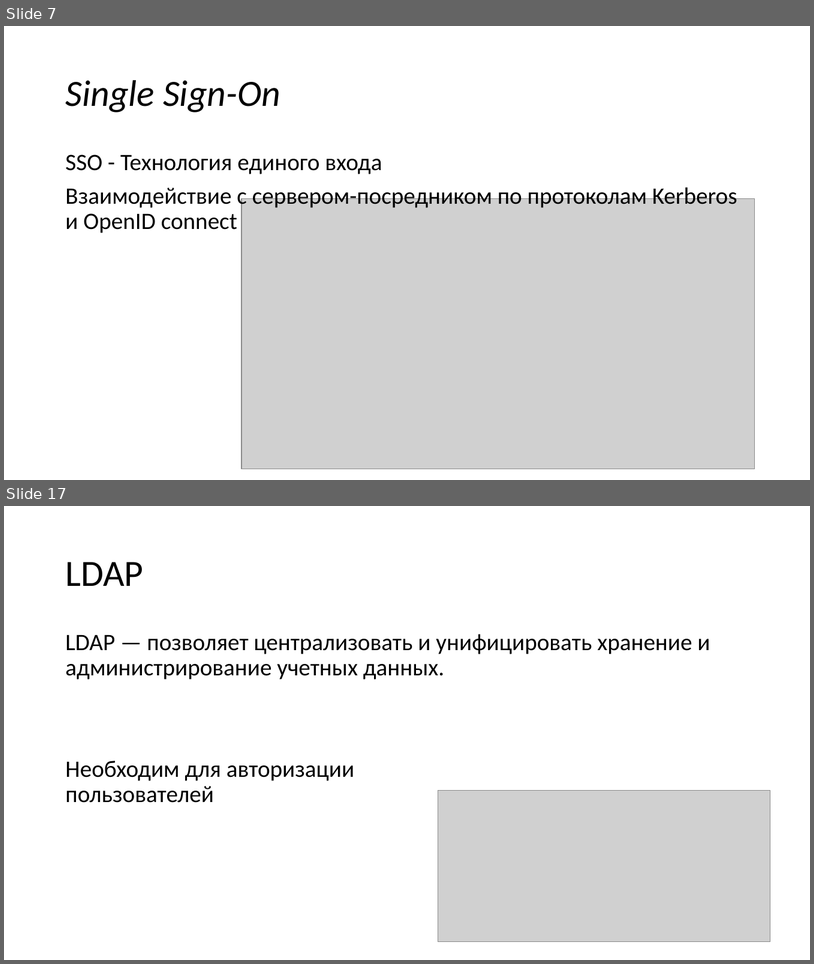
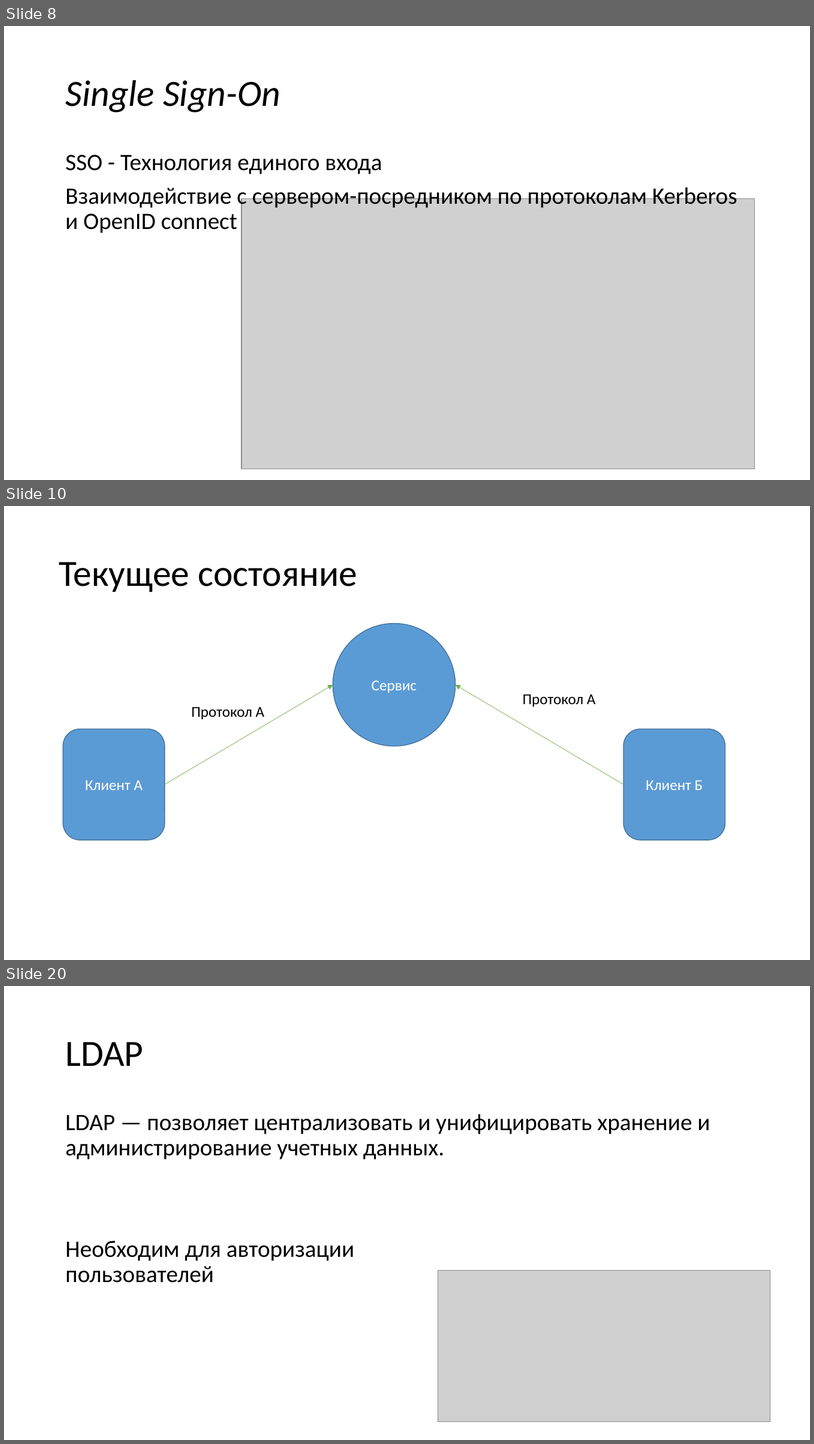
Before and after one commit to KozinOleg97/diplom, a slide deck: Vkr_p2.pptx. Shown one above the other, each under a label of ours: slides 7 and 17 before the commit, slides 8, 10 and 20 after it; the slides between them are not shown. The pictures are 814x964 and 814x1444 pixels, drawn with LibreOffice and Linux fonts; fonts in the diff are those of the drawing; grey boxes stand for pictures. Boxes give left, top, right and bottom in pixels: in the first picture for what was removed or moved away, otherwise in the second. Text is boxed around its words. In the diff, an @@ line names an element or a change of style, - is before the commit and + after.

```diff
--- a/Vkr_p2.pptx
+++ b/Vkr_p2.pptx
@@ slide 10 added at (x1=4, y1=506, x2=810, y2=960), background #FFFFFF @@
@@ title added at (x1=59, y1=562, x2=357, y2=592), 44 pt, text #000000 @@
+Текущее состояние
@@ ellipse added at (x1=333, y1=624, x2=456, y2=746), fill #5B9BD5, outline #43739E 1 pt, 18 pt, text #FFFFFF @@
+Сервис
@@ arrow added from (165, 784) to (333, 684), #70AD47 0.5 pt @@
@@ arrow added from (624, 784) to (456, 684), #70AD47 0.5 pt @@
@@ text added at (x1=523, y1=694, x2=596, y2=706), 18 pt, text #000000 @@
+Протокол А
@@ text added at (x1=191, y1=706, x2=265, y2=719), 18 pt, text #000000 @@
+Протокол А
@@ rounded rectangle added at (x1=63, y1=729, x2=165, y2=840), fill #5B9BD5, outline #43739E 1 pt, 18 pt, text #FFFFFF @@
+Клиент А
@@ rounded rectangle added at (x1=624, y1=729, x2=726, y2=840), fill #5B9BD5, outline #43739E 1 pt, 18 pt, text #FFFFFF @@
+Клиент Б
@@ what was slide 7 is now slide 8 @@
@@ what was slide 17 is now slide 20 @@
```
Also in this commit, not shown: 12 slides changed, 5 other slides added, 2 slides removed, 1 other file.
